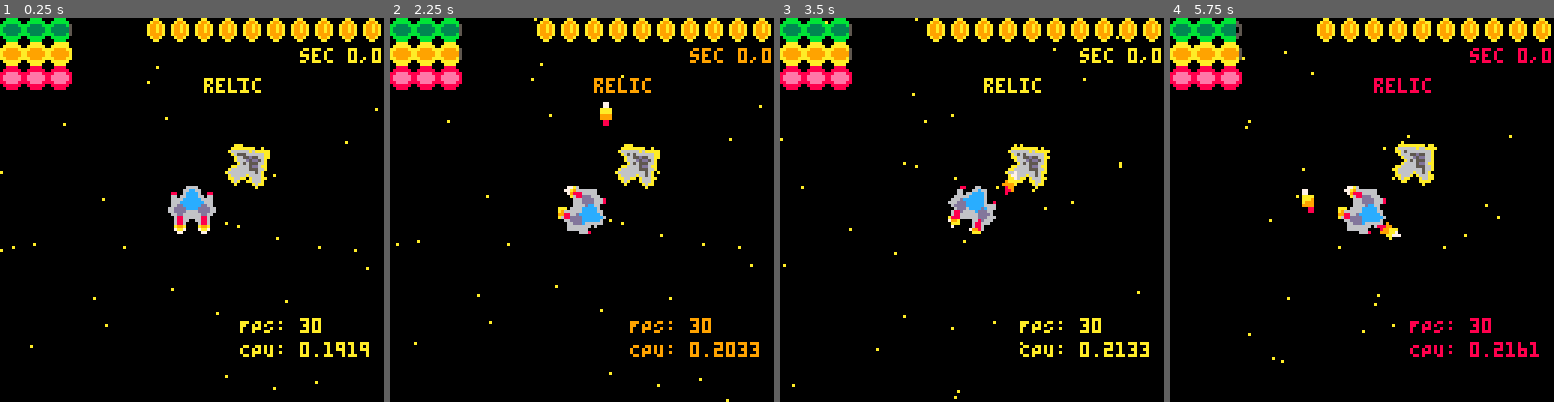
Above: before the commit, frames 1-4 (left to right).
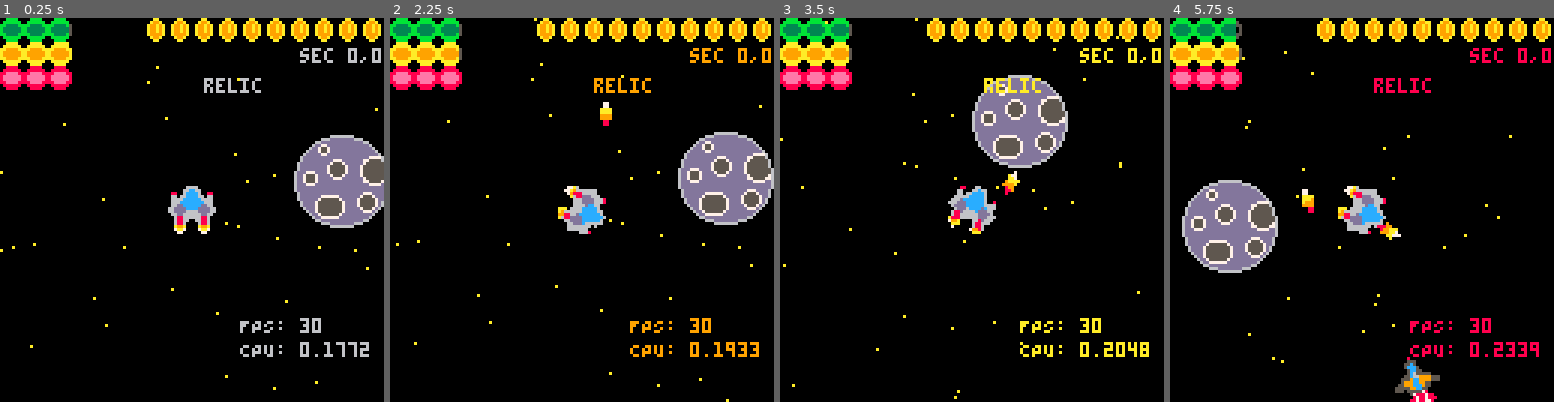
Above: after the commit, the same moments.

Repository: bobgar/pico-jam
Game: PICO-8 cartridge pico-jam.p8
Same seed, same stepped clock (60 frames per second), same inputs: the game is played once before the commit and once after it.
Inputs:
- Up to frame 1 (0.25 s): no input
- Up to frame 2 (2.25 s): tap X (X key) at 0.33, 1.07, 1.85 s; tap O (Z key) at 0.7, 1.7, 2.1 s; hold Right 1.6-2.1 s; hold Up from 2.15 s (still down)
- Up to frame 3 (3.5 s): release Up at 2.42 s; hold Right 2.47-3.03 s; tap O (Z key) at 2.5, 2.9, 3.3 s; tap X (X key) at 2.97 s; hold Left from 3.08 s (still down)
- Up to frame 4 (5.75 s): release Left at 3.58 s; hold Down 3.63-3.97 s; tap O (Z key) every 0.4 s from 3.7 to 5.7 s; hold Right 4.02-4.68 s; tap X (X key) at 4.08, 5.2 s; hold Up 4.73-5.03 s; hold Left 5.08-5.68 s; hold Down from 5.73 s (still down)

The runs differ from the first frame. In frame 1, 6.9% of the frame differs, in the area x 53-100%, y 7-89%; in frame 2, 5.7%; in frame 3, 5.0%; in frame 4, 6.5%.

Commit message:
First pass at enemy hookup

Diff:
--- a/helpers.lua
+++ b/helpers.lua
@@ -40,7 +40,7 @@
 end
 
 function vecmag(x,y)
-	x /= 100.0
-	y /= 100.0
-    return sqrt(x * x + y * y) * 100
+	x /= 10.0
+	y /= 10.0
+    return sqrt(x * x + y * y) * 10.0
 end
--- a/planetscreen.lua
+++ b/planetscreen.lua
@@ -11,7 +11,7 @@
     else
       local i=cursorloc
       if curinteractible.rumor == nil then i+=1 end
-      printh(i .. ' type ' .. curinteractible.shop[i].type .. ' cost ' .. curinteractible.shop[i].cost)
+      --printh(i .. ' type ' .. curinteractible.shop[i].type .. ' cost ' .. curinteractible.shop[i].cost)
       --TODO find a more clever way to do this.
       if curinteractible.shop[i].cost <= money then
         if curinteractible.shop[i].type == 'food' and food < maxfood then food = min(food+1, maxfood) money -= curinteractible.shop[i].cost end
--- a/space.lua
+++ b/space.lua
@@ -30,6 +30,8 @@
   fireRate = 16
   timeSinceFire = 0
   bullets={}
+  asteroids={}
+  enemies={}
   sinr = 0
   cosr = 0
   stars = {}
@@ -40,8 +42,8 @@
     stars[i] = {x=rndi(sectorsize),y=rndi(sectorsize)}
   end
   relics={}
-  --relicactivated=false
-  relicactivated=true
+  relicactivated=false
+  --relicactivated=true
   for i=1, 4 do
     --relics are in sectors at random direction on unit circle scaled by distance
     r = rnd()
@@ -53,8 +55,8 @@
     relics[i] = {x=flr( sin(r)*d), y=flr(cos(r)*d), found=false, sprite=s, type="relic"}
   end
 
-  relics[1].x = 1
-  relics[1].y = 1
+  --relics[1].x = 1
+  --relics[1].y = 1
 
   r = rnd()
   d = rnd()*20+30
@@ -92,7 +94,10 @@
         if not r.found then allfound = false end
       end
       if allfound then relicactivated = true end
-
+    elseif curinteractible.type == "asteroid" then
+      money += curinteractible.value
+      curinteractible.value = 0
+      curinteractible.sprite = 98
     end
   end
   curinteractible = nil
@@ -144,13 +149,129 @@
     cls()
     stop("You ran out of food\nGame Over!")
   end
-end
+
+  if #asteroids < 10 and rnd() < .05 then spawnasteroid() end
+  updateasteroids()
+
+  if #enemies < 10 and rnd() < .05 then spawnenemy() end
+  updateenemies()
+end
+
+function spawnenemy()
+  local r = rnd()
+  local x = location.x+64 + sin(r) * 200
+  local y = location.y+64 + cos(r) * 200
+  local sprite = 140
+  add(enemies, {x=x,y=y,r=r,vx=rnd()*2-1, vy=rnd()*2-1, rv=rnd()*.01,
+  sx=location.sectorx, sy=location.sectory, type="enemy",
+  sprite=sprite, health=1,
+  damp=.9, accel=.1
+})
+end
+
+function spawnguardian(x,y)
+  --todo
+end
+
+function updateenemies()
+  local toremove = {}
+  for e in all(enemies) do
+    --TODO make them fly towards and shoot at the player
+    local x = -(e.x - location.x + (e.sx - location.sectorx) * sectorsize -64)
+    local y = -(e.y - location.y + (e.sy - location.sectory) * sectorsize -64)
+    local m = vecmag(x, y)
+    e.vx += (x/m)*e.accel
+    e.vy += (y/m)*e.accel
+
+    --a.r += a.rv
+    e.x += e.vx
+    if e.x < 0 then e.x += sectorsize e.sx -= 1 end
+    if e.x > sectorsize then e.x -= sectorsize e.sx += 1 end
+    e.y += e.vy
+    if e.y < 0 then e.y += sectorsize e.sy -= 1 end
+    if e.y > sectorsize then e.y -= sectorsize e.sy += 1 end
+    if abs(e.sx - location.sectorx) + abs(e.sy - location.sectory) >= 3 then add(toremove, e) end
+    e.vx *= e.damp
+    e.vy *= e.damp
+  end
+
+  for e in all(toremove) do
+    printh("enemy removed")
+    del(enemies, e)
+  end
+end
+
+function drawenemies()
+  for e in all(enemies) do
+    local x = e.x - location.x + (e.sx - location.sectorx) * sectorsize
+    local y = e.y - location.y + (e.sy - location.sectory) * sectorsize
+
+    --local r = atan2(y-64, x-64)
+    local r = atan2(-e.vy, -e.vx)
+
+    if x>=-32 and x<160 and y>=-32 and y<160 then
+      local sid = sslocfromid(e.sprite)
+      rspr(sid.x,sid.y,x-8,y-8,r,2)
+    end
+  end
+end
+
+function spawnasteroid()
+  printh("asteroid spawned")
+  local r = rnd()
+  local x = location.x+64 + sin(r) * 200
+  local y = location.y+64 + cos(r) * 200
+  local value = rndi(3)
+  local sprite = 64
+  if value == 2 then sprite = 66 elseif value == 3 then sprite = 96 end
+  add(asteroids, {x=x,y=y,r=r,vx=rnd()*2-1, vy=rnd()*2-1, rv=rnd()*.01, sx=location.sectorx, sy=location.sectory, type="asteroid", value=value, sprite=sprite})
+end
+
+function updateasteroids()
+  local toremove = {}
+  for a in all(asteroids) do
+    a.r += a.rv
+    a.x += a.vx
+    if a.x < 0 then a.x += sectorsize a.sx -= 1 end
+    if a.x > sectorsize then a.x -= sectorsize a.sx += 1 end
+    a.y += a.vy
+    if a.y < 0 then a.y += sectorsize a.sy -= 1 end
+    if a.y > sectorsize then a.y -= sectorsize a.sy += 1 end
+    if abs(a.sx - location.sectorx) + abs(a.sy - location.sectory) >= 3 then add(toremove, a) end
+  end
+
+  for a in all(toremove) do
+    printh("asteroid removed")
+    del(asteroids, a)
+  end
+end
+
+function drawasteroids()
+  for a in all(asteroids) do
+    local x = a.x - location.x + (a.sx - location.sectorx) * sectorsize
+    local y = a.y - location.y + (a.sy - location.sectory) * sectorsize
+
+    if x>=-32 and x<160 and y>=-32 and y<160 then
+      local sid = sslocfromid(a.sprite)
+      rspr(sid.x,sid.y,x-8,y-8,a.r,2)
+      mag = vecmag(64 - x, 64 - y)
+      if mag < 16 and a.value > 0 then
+        curinteractible = a
+        rspr(32,80,x-8,y-8,a.r,2)
+      end
+    end
+
+  end
+end
+
 
 function drawspace()
   cls()
   drawstars()
   drawplanets()
   drawrelic()
+  drawenemies()
+  drawasteroids()
 
   --draw ship
   rspr(8,0,64-8,64-8,r,2)
@@ -178,8 +299,8 @@
       if mag < 24 then
         --printh("You win")
         sspr(loc.x, loc.y,16,16,x-20, y-20, 40,40)
-        --_update = winscreenupdate
-        --_draw = winscreendraw
+        _update = winscreenupdate
+        _draw = winscreendraw
       end
     end
   end
@@ -215,7 +336,7 @@
         sspr(loc.x, loc.y,8,8,x-16, y-16, 32,32)
       end
 
-      if debug then pset(x,y,14) end
+      --if debug then pset(x,y,14) end
       --spr(r.sprite, sectorsize/2 - 4 - location.x, sectorsize/2 - 4 - location.y)
     end
   end
Not shown, changed: 48 lines of the sprite sheet (__gfx__) section of pico-jam.p8
